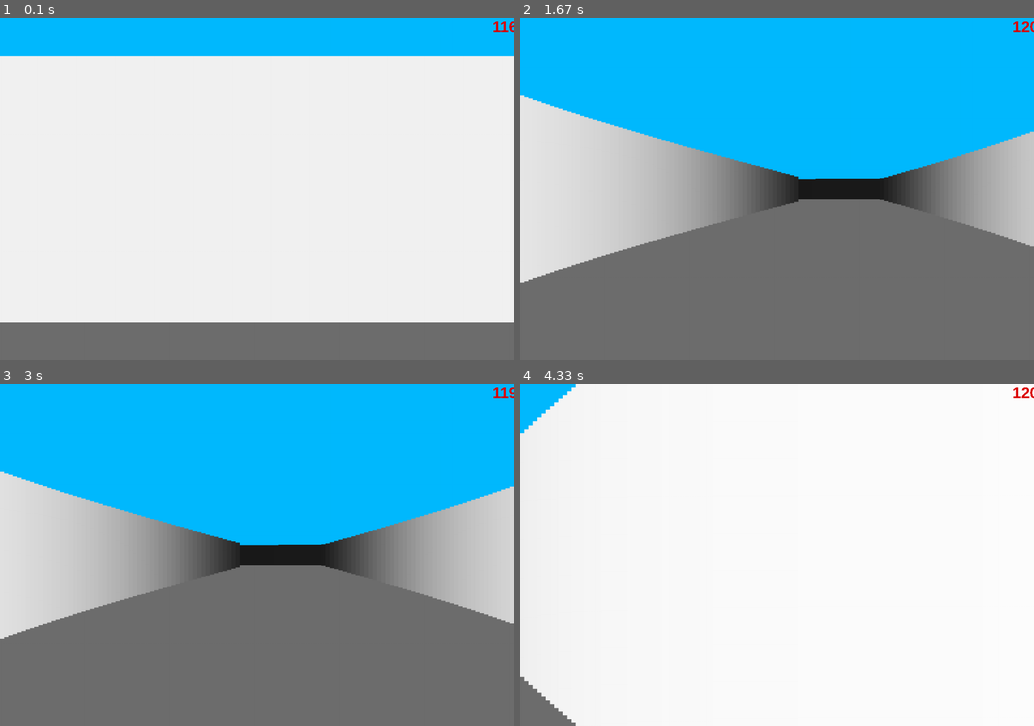
Above: before the commit, frames 1-4 (two rows, left to right).
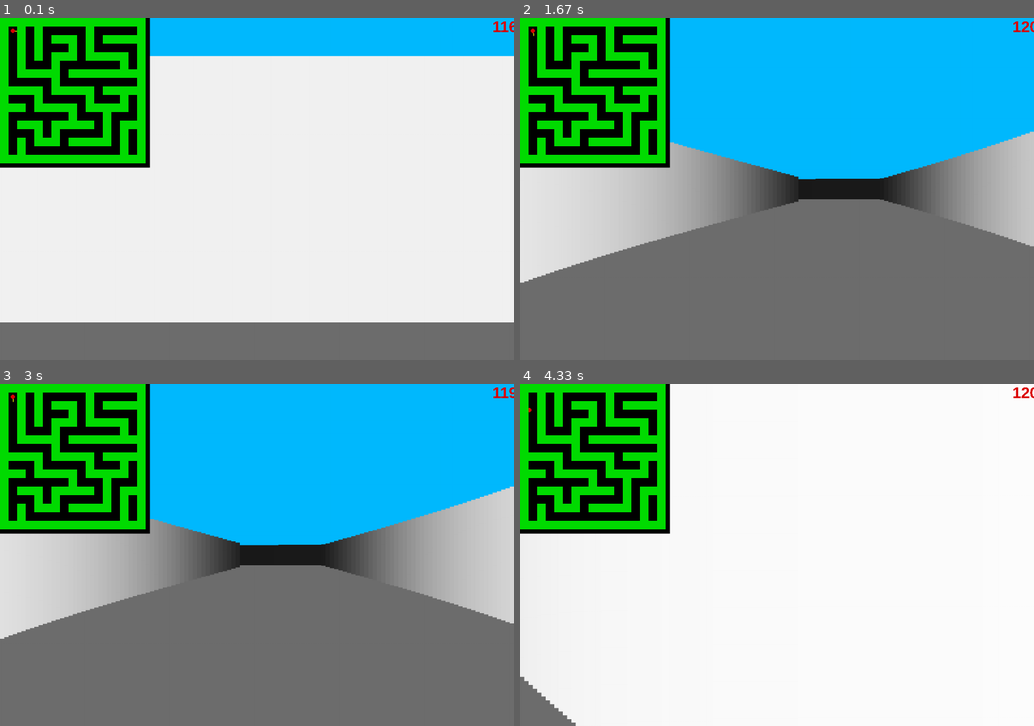
Above: after the commit, the same moments.

Repository: axelsvenn/pygame-project
Game: pygame game, started from main_program.py
Two runs of this game, one before a commit and one after it. Both use one fixed random seed, a clock stepped at 60 frames per second and the inputs below.
Inputs:
- Up to frame 1 (0.1 s): no input
- Up to frame 2 (1.67 s): hold Right 0.33-0.8 s; hold Right 0.83-1.3 s; hold Left from 1.33 s (still down)
- Up to frame 3 (3 s): release Left at 1.87 s; hold Left 1.9-2.3 s; hold Right 2.33-2.97 s
- Up to frame 4 (4.33 s): hold Left 3-3.47 s; hold Right 3.5-3.97 s; hold D 3.5-3.97 s; hold Right from 4 s (still down); hold D from 4 s (still down)

The runs differ from the first frame. In frame 1, 13% of the frame differs, in the area x 0-30%, y 0-44%; in frame 2, 13%; in frame 3, 13%; in frame 4, 13%.

Commit message:
mini_map

Diff:
--- a/drawing.py
+++ b/drawing.py
@@ -1,17 +1,18 @@
+import pygame
+import math
 from settings import *
-import pygame
 from ray_casting import ray_casting
-
+from map import mini_map
 
 class Drawing:
-    def __init__(self, sc):
-        """Отрисовка игры"""
+    def __init__(self, sc, sc_map):
         self.sc = sc
-        self.font = pygame.font.SysFont("Arial", 36, bold=True)
+        self.sc_map = sc_map
+        self.font = pygame.font.SysFont('Arial', 36, bold=True)
 
     def background(self):
         pygame.draw.rect(self.sc, SKYBLUE, (0, 0, WIDTH, HALF_HEIGHT))
-        pygame.draw.rect(self.sc, DARKGRAY, (0, HALF_HEIGHT, WIDTH, HEIGHT))
+        pygame.draw.rect(self.sc, DARKGRAY, (0, HALF_HEIGHT, WIDTH, HALF_HEIGHT))
 
     def world(self, player_pos, player_angle):
         ray_casting(self.sc, player_pos, player_angle)
@@ -20,3 +21,13 @@
         display_fps = str(int(clock.get_fps()))
         render = self.font.render(display_fps, 0, RED)
         self.sc.blit(render, FPS_POS)
+
+    def mini_map(self, player):
+        self.sc_map.fill(BLACK)
+        map_x, map_y = player.x // MAP_SCALE, player.y // MAP_SCALE
+        pygame.draw.line(self.sc_map, YELLOW, (map_x, map_y), (map_x + 12 * math.cos(player.angle),
+                                                 map_y + 12 * math.sin(player.angle)), 2)
+        pygame.draw.circle(self.sc_map, RED, (int(map_x), int(map_y)), 5)
+        for x, y in mini_map:
+            pygame.draw.rect(self.sc_map, GREEN, (x, y, MAP_TILE, MAP_TILE))
+        self.sc.blit(self.sc_map, MAP_POS)
--- a/labyrinth.py
+++ b/labyrinth.py
@@ -71,7 +71,7 @@
 
     for i in range(1, 16, 2):
         for j in range(1, 16, 2):
-            map_labyrinth[j - 1][i - 1] = "W"
+            map_labyrinth[j - 1][i - 1] = "W"  # расставляем walls по сетке
             map_labyrinth[j + 1][i + 1] = "W"
             current_cell = grid_cells[0].check_cell(i // 2, j // 2)
 
@@ -88,7 +88,5 @@
 
     return map_labyrinth
 
-print(*map(lambda x: "".join(x), lab_map()), sep="\n")
-
-if __name__ == "_main__":
+if __name__ == "__main__":
     print(*map(lambda x: "".join(x), lab_map()), sep="\n")
--- a/main_program.py
+++ b/main_program.py
@@ -7,15 +7,17 @@
 class App:
     def __init__(self):
         self.sc = pg.display.set_mode((WIDTH, HEIGHT))
+        self.sc_map = pg.Surface((350, 350))
         self.clock = pg.time.Clock()
         self.player = Player()
-        self.drawing = Drawing(self.sc)
+        self.drawing = Drawing(self.sc, self.sc_map)
 
     def draw(self):
         self.sc.fill(BLACK)
         self.drawing.background()
         self.drawing.world(self.player.pos, self.player.angle)
         self.drawing.fps(self.clock)
+        self.drawing.mini_map(self.player)
 
         pg.display.flip()
 
@@ -29,14 +31,6 @@
             self.draw()
             self.clock.tick(FPS)
 
-
-    # pygame.draw.circle(sc, GREEN, (int(player.x), int(player.y)), 12)
-    # pygame.draw.line(sc, GREEN, player.pos, (player.x + WIDTH * cos(player.angle),
-    #                                          player.y + HEIGHT * sin(player.angle)))
-    #
-    # for x, y in world_map:
-    #     pygame.draw.rect(sc, DARKGRAY, (x, y, TILE, TILE), 2)
-
 if __name__ == "__main__":
     pg.init()
     app = App()
--- a/map.py
+++ b/map.py
@@ -4,7 +4,10 @@
 text_map = lab_map()
 
 world_map = set()
+mini_map = set()
+
 for j, row in enumerate(text_map):
     for i, char in enumerate(row):
         if char == "W":
             world_map.add((i * TILE, j * TILE))
+            mini_map.add((i * MAP_TILE, j * MAP_TILE))
--- a/settings.py
+++ b/settings.py
@@ -9,6 +9,13 @@
 TILE = 100
 FPS_POS = (WIDTH - 50, 0)
 ROWS, COLS = HEIGHT // TILE, WIDTH // TILE
+
+
+# minimap settings
+MAP_SCALE = 5
+MAP_TILE = TILE // MAP_SCALE
+MAP_POS = (0, 0)
+
 
 # ray casting settings
 FOV = pi / 3  # угол обзора
@@ -34,3 +41,4 @@
 BLUE = (0, 0, 220)
 PURPLE = (120, 0, 120)
 SKYBLUE = (0, 186, 255)
+YELLOW = (220, 220, 0)
